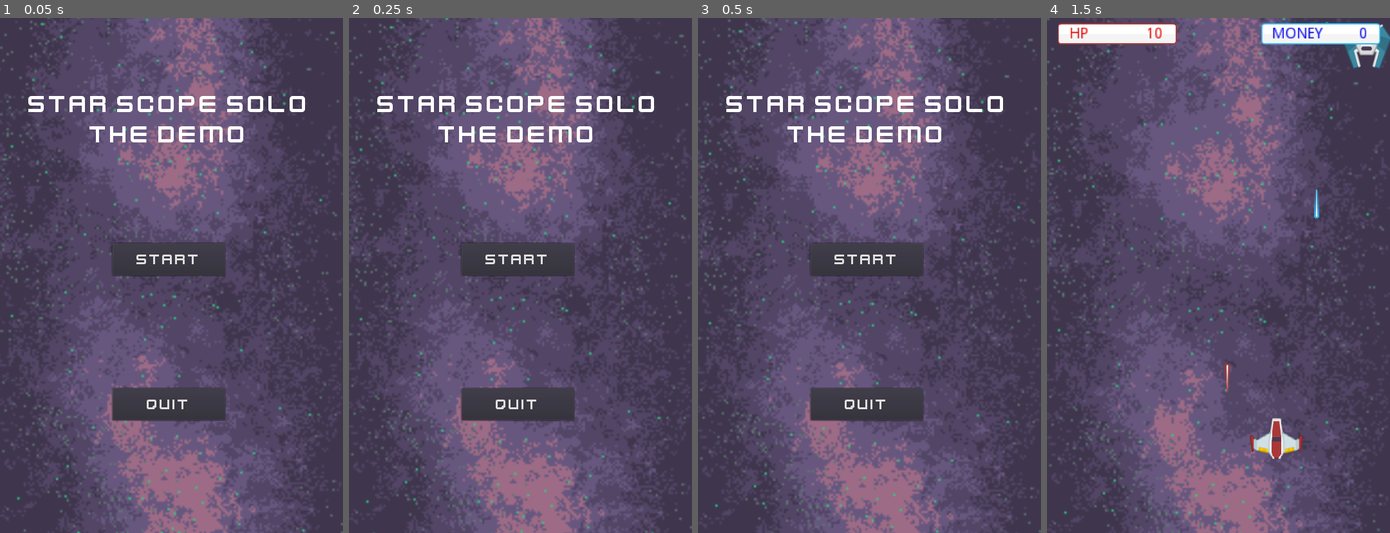
Above: before the commit, frames 1-4 (left to right).
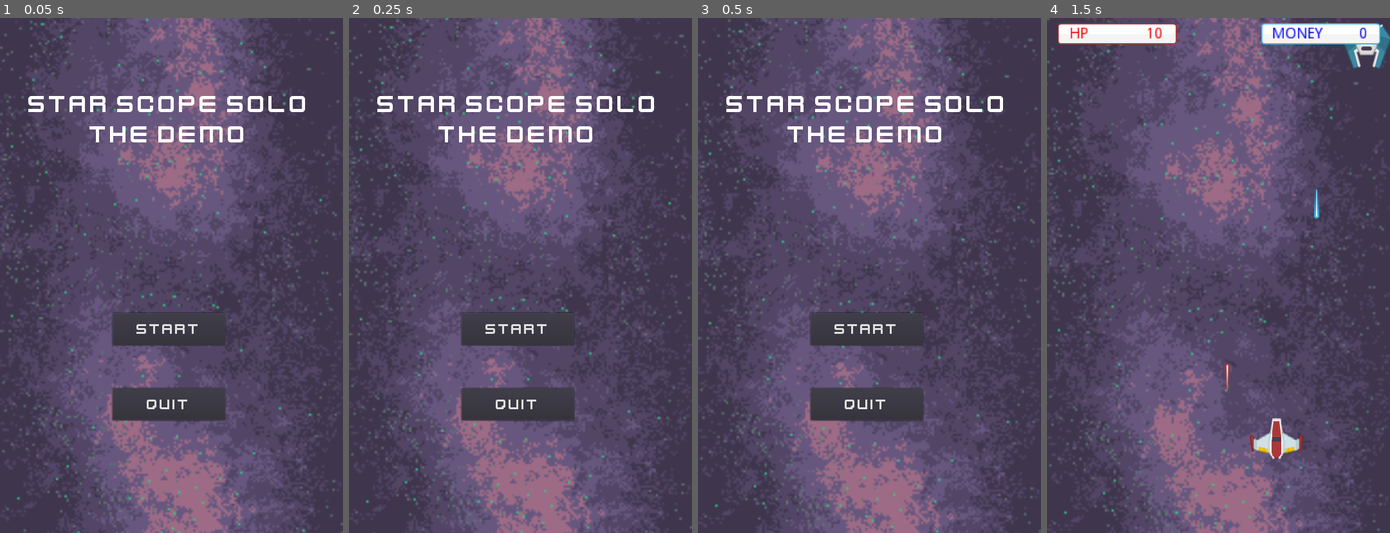
Above: after the commit, the same moments.

Repository: yang-official/super-secret-star-project
Game: Godot game, scene res://levels/demo_menu.tscn
Same seed, same stepped clock (60 frames per second), same inputs: the game is played once before the commit and once after it. Before the commit the project has no main scene; this scene is started directly in both runs.
Inputs (mouse positions are in pixels of both pictures, inside the frame that each line leads up to):
- Up to frame 1 (0.05 s): no input
- Up to frame 2 (0.25 s): no input
- Up to frame 3 (0.5 s): no input
- Up to frame 4 (1.5 s): click "START" at 0.5 s; tap Enter at 1.25 s; move the mouse to (1293, 249) at 1.27 s; hold Right (ui_right) from 1.28 s (still down); hold Space from 1.28 s (still down)

The runs differ from the first frame. In frame 1, 3.9% of the frame differs, in the area x 32-66%, y 43-64%; in frame 2, 3.9%; in frame 3, 3.9%; in frame 4, nothing differs.

Commit message:
added sounds

Diff:
--- a/entities/dialogue/dialogue_box.tscn
+++ b/entities/dialogue/dialogue_box.tscn
@@ -31,6 +31,21 @@
 "_edit_group_": true
 }
 
+[node name="name" type="RichTextLabel" parent="dialogue"]
+margin_left = -10.0
+margin_top = -60.0
+margin_right = 190.0
+margin_bottom = -35.0
+
+[node name="portrait" type="TextureRect" parent="dialogue"]
+margin_left = 290.0
+margin_top = -250.0
+margin_right = 520.0
+margin_bottom = -30.0
+__meta__ = {
+"_edit_group_": true
+}
+
 [node name="Timer" type="Timer" parent="."]
 wait_time = 0.05
 autostart = true
@@ -41,19 +56,4 @@
 __meta__ = {
 "_edit_group_": true
 }
-
-[node name="name" type="RichTextLabel" parent="."]
-margin_left = -260.0
-margin_top = -110.0
-margin_right = -60.0
-margin_bottom = -85.0
-
-[node name="portrait" type="TextureRect" parent="."]
-margin_left = 40.0
-margin_top = -300.0
-margin_right = 270.0
-margin_bottom = -80.0
-__meta__ = {
-"_edit_group_": true
-}
 [connection signal="timeout" from="Timer" to="dialogue" method="_on_Timer_timeout"]
--- a/entities/effects/explosion.gd
+++ b/entities/effects/explosion.gd
@@ -6,6 +6,7 @@
 
 # Called when the node enters the scene tree for the first time.
 func _ready():
+	$explosion_sound.play()
 	pass # Replace with function body.
 
 # Called every frame. 'delta' is the elapsed time since the previous frame.
--- a/entities/effects/explosion.tscn
+++ b/entities/effects/explosion.tscn
@@ -1,7 +1,8 @@
-[gd_scene load_steps=3 format=2]
+[gd_scene load_steps=4 format=2]
 
 [ext_resource path="res://assets/sprites/effects/explosion.png" type="Texture" id=1]
 [ext_resource path="res://entities/effects/explosion.gd" type="Script" id=2]
+[ext_resource path="res://assets/sounds/explosion.wav" type="AudioStream" id=3]
 
 [node name="explosion" type="Sprite"]
 position = Vector2( 210.468, 175.648 )
@@ -13,4 +14,7 @@
 wait_time = 0.1
 one_shot = true
 autostart = true
+
+[node name="explosion_sound" type="AudioStreamPlayer2D" parent="."]
+stream = ExtResource( 3 )
 [connection signal="timeout" from="queue_free_timer" to="." method="queue_free"]
--- a/entities/enemy/Drone.gd
+++ b/entities/enemy/Drone.gd
@@ -20,6 +20,7 @@
 	if get_position().x > view_size.x - 40:
 		velocity.x = -velocity.x
 	if can_shoot:
+		$enemy_gun_sound.play()
 		shoot()
 
 func set_HP(new_value):
--- a/entities/enemy/Drone.tscn
+++ b/entities/enemy/Drone.tscn
@@ -1,7 +1,8 @@
-[gd_scene load_steps=3 format=2]
+[gd_scene load_steps=4 format=2]
 
 [ext_resource path="res://entities/enemy/Enemy.tscn" type="PackedScene" id=1]
 [ext_resource path="res://entities/enemy/Drone.gd" type="Script" id=2]
+[ext_resource path="res://assets/sounds/laser_enemy.wav" type="AudioStream" id=3]
 
 [node name="Drone" instance=ExtResource( 1 )]
 position = Vector2( 300.081, 47.4946 )
@@ -12,4 +13,7 @@
 position = Vector2( 0, 20 )
 
 [node name="reload_timer" type="Timer" parent="." index="3"]
+
+[node name="enemy_gun_sound" type="AudioStreamPlayer2D" parent="." index="4"]
+stream = ExtResource( 3 )
 [connection signal="timeout" from="reload_timer" to="." method="_on_reload_timer_timeout"]
--- a/entities/gun/laser_one.gd
+++ b/entities/gun/laser_one.gd
@@ -9,5 +9,6 @@
 func _on_area_entered(other):
 	if other.is_in_group("enemy"):
 		other.HP -= 1
+		$hit_sound.play()
 		queue_free()
 	pass
--- a/entities/gun/laser_one.tscn
+++ b/entities/gun/laser_one.tscn
@@ -1,8 +1,9 @@
-[gd_scene load_steps=4 format=2]
+[gd_scene load_steps=5 format=2]
 
 [ext_resource path="res://entities/gun/laser.tscn" type="PackedScene" id=1]
 [ext_resource path="res://entities/gun/laser_one.gd" type="Script" id=2]
 [ext_resource path="res://assets/sprites/gun/laserRed01.png" type="Texture" id=3]
+[ext_resource path="res://assets/sounds/hit_enemy.wav" type="AudioStream" id=4]
 
 [node name="laser_one" instance=ExtResource( 1 )]
 position = Vector2( 304.988, 872.743 )
@@ -14,3 +15,6 @@
 
 [node name="VisibilityNotifier2D" parent="." index="2"]
 rect = Rect2( -10, -30, 20, 60 )
+
+[node name="hit_sound" type="AudioStreamPlayer2D" parent="." index="3"]
+stream = ExtResource( 4 )
--- a/entities/player/Player.gd
+++ b/entities/player/Player.gd
@@ -51,6 +51,7 @@
 	# shooting
 	if Input.is_key_pressed(KEY_SPACE) and can_shoot:
 		shoot()
+		$gun_sound.play()
 		get_node("guns/reload_timer").start()
 
 # Damage handling
@@ -66,10 +67,15 @@
 	hp = clamp(new_value, 0, MAX_HP)
 	if hp != prev_hp:
 		emit_signal("hp_updated", hp)
+		if hp < prev_hp:
+			$hit_sound.play()
+		else:
+			$acquire_sound.play()
 	if hp <= 0:
 		create_explosion()
 		emit_signal("destroyed")
 		queue_free()
+		get_tree().change_scene("res://levels/demo_game_over.tscn")
 	pass
 
 # Shooting front cannon
--- a/entities/player/Player.tscn
+++ b/entities/player/Player.tscn
@@ -1,7 +1,10 @@
-[gd_scene load_steps=4 format=2]
+[gd_scene load_steps=7 format=2]
 
 [ext_resource path="res://entities/player/Player.gd" type="Script" id=1]
 [ext_resource path="res://assets/sprites/player/playerShip1_red.png" type="Texture" id=2]
+[ext_resource path="res://assets/sounds/laser_ship.wav" type="AudioStream" id=3]
+[ext_resource path="res://assets/sounds/hit_ship.wav" type="AudioStream" id=4]
+[ext_resource path="res://assets/sounds/powerup.wav" type="AudioStream" id=5]
 
 [sub_resource type="Animation" id=1]
 resource_name = "damage_flash"
@@ -54,4 +57,13 @@
 
 [node name="effects_animation" type="AnimationPlayer" parent="."]
 anims/damage_flash = SubResource( 1 )
+
+[node name="gun_sound" type="AudioStreamPlayer2D" parent="."]
+stream = ExtResource( 3 )
+
+[node name="hit_sound" type="AudioStreamPlayer2D" parent="."]
+stream = ExtResource( 4 )
+
+[node name="acquire_sound" type="AudioStreamPlayer2D" parent="."]
+stream = ExtResource( 5 )
 [connection signal="timeout" from="guns/reload_timer" to="." method="_on_reload_timer_timeout"]
--- a/entities/powerups/powerup.gd
+++ b/entities/powerups/powerup.gd
@@ -12,3 +12,9 @@
 	if get_position().y - 20 >= get_viewport_rect().size.y:
 		queue_free()
 	pass
+
+func _on_area_entered(other):
+	if other.is_in_group("player"):
+		$acquire_sound.play()
+		other.hp += 1
+		queue_free()
--- a/entities/powerups/powerup.tscn
+++ b/entities/powerups/powerup.tscn
@@ -1,7 +1,8 @@
-[gd_scene load_steps=4 format=2]
+[gd_scene load_steps=5 format=2]
 
 [ext_resource path="res://entities/powerups/powerup.gd" type="Script" id=1]
 [ext_resource path="res://assets/sprites/powerups/pill_green.png" type="Texture" id=2]
+[ext_resource path="res://assets/sounds/powerup.wav" type="AudioStream" id=3]
 
 [sub_resource type="CapsuleShape2D" id=1]
 height = 18.0
@@ -20,3 +21,6 @@
 rotation = 0.785398
 scale = Vector2( 0.7, 0.7 )
 shape = SubResource( 1 )
+
+[node name="acquire_sound" type="AudioStreamPlayer2D" parent="."]
+stream = ExtResource( 3 )
--- a/entities/powerups/powerup_hp.gd
+++ b/entities/powerups/powerup_hp.gd
@@ -8,5 +8,6 @@
 
 func _on_area_entered(other):
 	if other.is_in_group("player"):
+		$acquire_sound.play()
 		other.hp += 1
 		queue_free()
--- a/entities/powerups/powerup_hp.tscn
+++ b/entities/powerups/powerup_hp.tscn
@@ -1,8 +1,9 @@
-[gd_scene load_steps=5 format=2]
+[gd_scene load_steps=6 format=2]
 
 [ext_resource path="res://entities/powerups/powerup.tscn" type="PackedScene" id=1]
 [ext_resource path="res://entities/powerups/powerup_hp.gd" type="Script" id=2]
 [ext_resource path="res://assets/sprites/powerups/powerupRed_star.png" type="Texture" id=3]
+[ext_resource path="res://assets/sounds/powerup.wav" type="AudioStream" id=4]
 
 [sub_resource type="RectangleShape2D" id=1]
 extents = Vector2( 16.8444, 17.1086 )
@@ -17,3 +18,6 @@
 rotation = 0.0
 scale = Vector2( 1, 1 )
 shape = SubResource( 1 )
+
+[node name="acquire_sound" type="AudioStreamPlayer2D" parent="." index="2"]
+stream = ExtResource( 4 )
--- a/entities/powerups/powerup_money.gd
+++ b/entities/powerups/powerup_money.gd
@@ -8,6 +8,7 @@
 
 func _on_area_entered(other):
 	if other.is_in_group("player"):
+		$acquire_sound.play()
 		other.money += 10
 		other.emit_signal("money_updated", other.money)
 		queue_free()
--- a/entities/powerups/powerup_money.tscn
+++ b/entities/powerups/powerup_money.tscn
@@ -1,15 +1,19 @@
-[gd_scene load_steps=4 format=2]
+[gd_scene load_steps=5 format=2]
 
 [ext_resource path="res://entities/powerups/powerup.tscn" type="PackedScene" id=1]
 [ext_resource path="res://entities/powerups/powerup_money.gd" type="Script" id=2]
+[ext_resource path="res://assets/sounds/powerup.wav" type="AudioStream" id=3]
 
 [sub_resource type="RectangleShape2D" id=1]
 extents = Vector2( 11.1976, 11.4619 )
 
-[node name="powerup_money" instance=ExtResource( 1 )]
+[node name="powerup_money" index="0" instance=ExtResource( 1 )]
 script = ExtResource( 2 )
 
 [node name="CollisionShape2D" parent="." index="1"]
 rotation = 0.0
 scale = Vector2( 1, 1 )
 shape = SubResource( 1 )
+
+[node name="acquire_sound" type="AudioStreamPlayer2D" parent="." index="2"]
+stream = ExtResource( 3 )
--- a/levels/Menu.gd
+++ b/levels/Menu.gd
@@ -6,6 +6,7 @@
 
 # Called when the node enters the scene tree for the first time.
 func _ready():
+	$music.play()
 	pass # Replace with function body.
 
 # Called every frame. 'delta' is the elapsed time since the previous frame.
--- /dev/null
+++ b/levels/demo_game_over.tscn
@@ -0,0 +1,60 @@
+[gd_scene load_steps=8 format=2]
+
+[ext_resource path="res://assets/sprites/levels/background.png" type="Texture" id=1]
+[ext_resource path="res://levels/background.gd" type="Script" id=2]
+[ext_resource path="res://assets/fonts/kenvector_future.ttf" type="DynamicFontData" id=3]
+[ext_resource path="res://levels/game_over_menu.gd" type="Script" id=4]
+[ext_resource path="res://assets/sounds/rolemusi_-_03_-_The_White.ogg" type="AudioStream" id=5]
+
+[sub_resource type="DynamicFont" id=1]
+size = 48
+font_data = ExtResource( 3 )
+
+[sub_resource type="DynamicFont" id=2]
+size = 30
+font_data = ExtResource( 3 )
+
+[node name="demo_game_over" type="Node2D"]
+
+[node name="background" type="Sprite" parent="."]
+position = Vector2( 312.386, -320 )
+rotation = 1.5708
+scale = Vector2( 4, 4 )
+texture = ExtResource( 1 )
+script = ExtResource( 2 )
+
+[node name="Title" type="Label" parent="."]
+margin_left = 30.0
+margin_top = 130.0
+margin_right = 601.0
+margin_bottom = 247.0
+custom_fonts/font = SubResource( 1 )
+text = "GAME OVER"
+align = 1
+valign = 1
+
+[node name="game_over_menu" type="Control" parent="."]
+margin_right = 640.0
+margin_bottom = 960.0
+script = ExtResource( 4 )
+
+[node name="menu_screen" type="Button" parent="game_over_menu"]
+margin_left = 210.0
+margin_top = 550.0
+margin_right = 420.0
+margin_bottom = 610.0
+custom_fonts/font = SubResource( 2 )
+text = "MENU"
+
+[node name="Restart" type="Button" parent="game_over_menu"]
+margin_left = 210.0
+margin_top = 690.0
+margin_right = 420.0
+margin_bottom = 750.0
+custom_fonts/font = SubResource( 2 )
+text = "RESTART"
+
+[node name="music" type="AudioStreamPlayer2D" parent="game_over_menu"]
+stream = ExtResource( 5 )
+[connection signal="pressed" from="game_over_menu/menu_screen" to="game_over_menu" method="_on_menu_screen_pressed"]
+[connection signal="pressed" from="game_over_menu/Restart" to="game_over_menu" method="_on_Restart_pressed"]
--- /dev/null
+++ b/levels/demo_level.gd
@@ -0,0 +1,14 @@
+extends Node2D
+
+# Declare member variables here. Examples:
+# var a = 2
+# var b = "text"
+
+# Called when the node enters the scene tree for the first time.
+func _ready():
+	$level_music.play()
+	pass # Replace with function body.
+
+# Called every frame. 'delta' is the elapsed time since the previous frame.
+#func _process(delta):
+#	pass
--- a/levels/demo_level.tscn
+++ b/levels/demo_level.tscn
@@ -1,31 +1,34 @@
-[gd_scene load_steps=10 format=2]
+[gd_scene load_steps=12 format=2]
 
-[ext_resource path="res://assets/sprites/levels/background.png" type="Texture" id=1]
-[ext_resource path="res://levels/background.gd" type="Script" id=2]
-[ext_resource path="res://entities/player/Player.tscn" type="PackedScene" id=3]
-[ext_resource path="res://levels/spawn_enemies.tscn" type="PackedScene" id=4]
-[ext_resource path="res://levels/spawn_drops.tscn" type="PackedScene" id=5]
-[ext_resource path="res://assets/sprites/hud/buttonRed.png" type="Texture" id=6]
-[ext_resource path="res://levels/health.gd" type="Script" id=7]
-[ext_resource path="res://assets/sprites/hud/buttonBlue.png" type="Texture" id=8]
-[ext_resource path="res://levels/score.gd" type="Script" id=9]
+[ext_resource path="res://levels/demo_level.gd" type="Script" id=1]
+[ext_resource path="res://assets/sprites/levels/background.png" type="Texture" id=2]
+[ext_resource path="res://levels/background.gd" type="Script" id=3]
+[ext_resource path="res://entities/player/Player.tscn" type="PackedScene" id=4]
+[ext_resource path="res://levels/spawn_enemies.tscn" type="PackedScene" id=5]
+[ext_resource path="res://levels/spawn_drops.tscn" type="PackedScene" id=6]
+[ext_resource path="res://assets/sprites/hud/buttonRed.png" type="Texture" id=7]
+[ext_resource path="res://levels/health.gd" type="Script" id=8]
+[ext_resource path="res://assets/sprites/hud/buttonBlue.png" type="Texture" id=9]
+[ext_resource path="res://levels/score.gd" type="Script" id=10]
+[ext_resource path="res://assets/sounds/rolemu_-_04_-_The_Black_Kitty.ogg" type="AudioStream" id=11]
 
 [node name="demo_level" type="Node2D"]
+script = ExtResource( 1 )
 
 [node name="background" type="Sprite" parent="."]
 position = Vector2( 312.386, -320 )
 rotation = 1.5708
 scale = Vector2( 4, 4 )
-texture = ExtResource( 1 )
-script = ExtResource( 2 )
+texture = ExtResource( 2 )
+script = ExtResource( 3 )
 
 [node name="Player" parent="." groups=[
 "player",
-] instance=ExtResource( 3 )]
+] instance=ExtResource( 4 )]
 
-[node name="spawn_enemies" parent="." instance=ExtResource( 4 )]
+[node name="spawn_enemies" parent="." instance=ExtResource( 5 )]
 
-[node name="spawn_drops" parent="." instance=ExtResource( 5 )]
+[node name="spawn_drops" parent="." instance=ExtResource( 6 )]
 
 [node name="HUD" type="CanvasLayer" parent="."]
 
@@ -86,5 +89,9 @@
 text = "MONEY"
 align = 1
 valign = 1
+
+[node name="level_music" type="AudioStreamPlayer2D" parent="."]
+stream = ExtResource( 11 )
+autoplay = true
 [connection signal="hp_updated" from="Player" to="HUD/health" method="_on_Player_hp_updated"]
 [connection signal="money_updated" from="Player" to="HUD/score" method="_on_Player_money_updated"]
--- a/levels/demo_menu.tscn
+++ b/levels/demo_menu.tscn
@@ -1,9 +1,10 @@
-[gd_scene load_steps=7 format=2]
+[gd_scene load_steps=8 format=2]
 
 [ext_resource path="res://assets/sprites/levels/background.png" type="Texture" id=1]
 [ext_resource path="res://levels/background.gd" type="Script" id=2]
 [ext_resource path="res://assets/fonts/kenvector_future.ttf" type="DynamicFontData" id=3]
 [ext_resource path="res://levels/Menu.gd" type="Script" id=4]
+[ext_resource path="res://assets/sounds/Rolemusic_-_01_-_Shipwreck_In_The_Pacific_Ocean.ogg" type="AudioStream" id=5]
 
 [sub_resource type="DynamicFont" id=1]
 size = 48
@@ -40,9 +41,9 @@
 
 [node name="Start" type="Button" parent="Menu"]
 margin_left = 210.0
-margin_top = 420.0
+margin_top = 550.0
 margin_right = 420.0
-margin_bottom = 480.0
+margin_bottom = 610.0
 custom_fonts/font = SubResource( 2 )
 text = "START"
 
@@ -53,5 +54,8 @@
 margin_bottom = 750.0
 custom_fonts/font = SubResource( 2 )
 text = "QUIT"
+
+[node name="music" type="AudioStreamPlayer2D" parent="Menu"]
+stream = ExtResource( 5 )
 [connection signal="pressed" from="Menu/Start" to="Menu" method="_on_Start_pressed"]
 [connection signal="pressed" from="Menu/Quit" to="Menu" method="_on_Quit_pressed"]
--- /dev/null
+++ b/levels/game_over_menu.gd
@@ -0,0 +1,22 @@
+extends Control
+
+# Declare member variables here. Examples:
+# var a = 2
+# var b = "text"
+
+# Called when the node enters the scene tree for the first time.
+func _ready():
+	$music.play()
+	pass # Replace with function body.
+
+# Called every frame. 'delta' is the elapsed time since the previous frame.
+#func _process(delta):
+#	pass
+
+
+func _on_menu_screen_pressed():
+	get_tree().change_scene("res://levels/demo_menu.tscn")
+
+
+func _on_Restart_pressed():
+	get_tree().change_scene("res://levels/demo_level.tscn")
--- a/project.godot
+++ b/project.godot
@@ -16,6 +16,7 @@
 [application]
 
 config/name="SSS-demo"
+run/main_scene="res://levels/demo_menu.tscn"
 config/icon="res://icon.png"
 
 [display]
Not shown, added: assets/sounds/Rolemusic_-_01_-_Shipwreck_In_The_Pacific_Ocean.ogg.import
Not shown, added: assets/sounds/explosion.wav.import
Not shown, added: assets/sounds/hit_enemy.wav.import
Not shown, added: assets/sounds/hit_ship.wav.import
Not shown, added: assets/sounds/laser_enemy.wav.import
Not shown, added: assets/sounds/laser_ship.wav.import
Not shown, added: assets/sounds/powerup.wav.import
Not shown, added: assets/sounds/rolemu_-_04_-_The_Black_Kitty.ogg.import
Not shown, added: assets/sounds/rolemusi_-_03_-_The_White.ogg.import
Not shown: 3 places in levels/demo_level.tscn that only renumber resources
Not shown, added: assets/sounds/Rolemusic_-_01_-_Shipwreck_In_The_Pacific_Ocean.ogg
Not shown, added: assets/sounds/explosion.wav
(and 7 more such lines)
